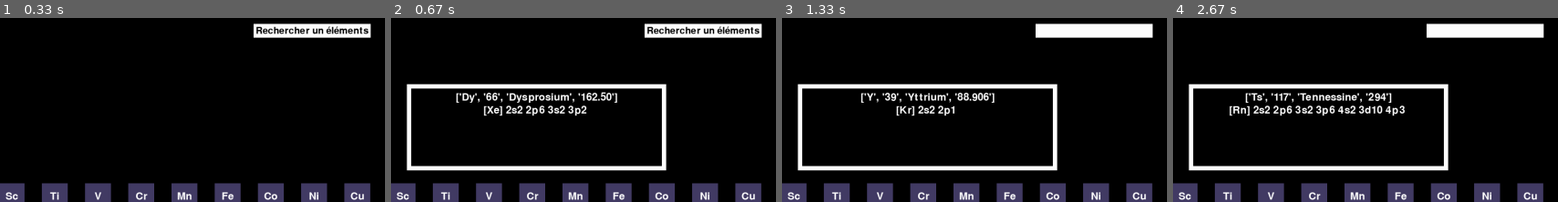
Above: before the commit, frames 1-4 (left to right).
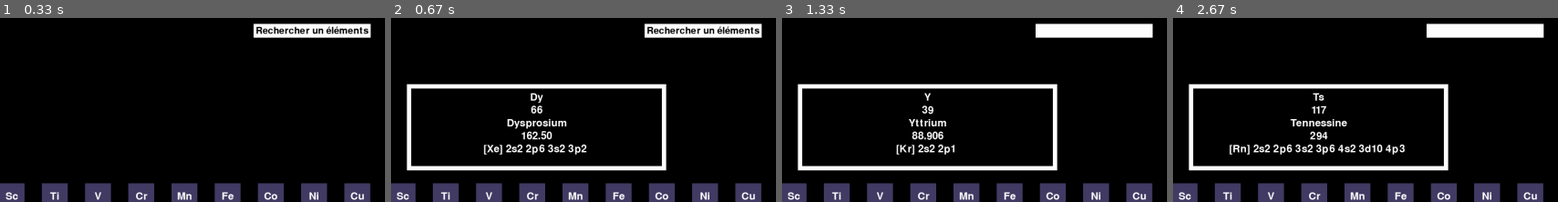
Above: after the commit, the same moments.

Repository: Dwikso/Pygame-Chimie
Game: pygame game, started from init.py
Same seed, same stepped clock (60 frames per second), same inputs: the game is played once before the commit and once after it.
Inputs (mouse positions are % of the whole screen's width and height, from its top left):
- Up to frame 1 (0.33 s): no input
- Up to frame 2 (0.67 s): press the mouse at (28, 59) at 0.37 s; move the mouse to (46, 71) at 0.47 s; release the mouse at (64, 84) at 0.6 s
- Up to frame 3 (1.33 s): click (92, 99) at 0.72 s; click (15, 54) at 1.05 s
- Up to frame 4 (2.67 s): click (53, 72) at 1.38 s; click (75, 49) at 1.72 s; click (86, 55) at 2.05 s; click (91, 80) at 2.38 s
The pictures show only the part of the screen within x 12-62%, y 0-50%; the shares and areas given below are measured in that part.

Frame 1 is identical in both runs. In frame 2, 3.3% of the frame differs, in the area x 16-59%, y 40-75%; in frame 3, 2.3%; in frame 4, 4.0%, in the area x 14-61%, y 40-75%.

Commit message:
modification de certaines fonctions

Diff:
--- a/init.py
+++ b/init.py
@@ -243,11 +243,12 @@
     else:
         return None
 
+
 def affiche_rect(infos):
     """
     Affiche un rectangle avec les information supplementaire qui sont la liste element_chimiques
     """
-    if infos is not None:
+    if infos  is not None:
         pygame.draw.rect(screen, white, (250, 160, 600, 200))
         pygame.draw.rect(screen, black, (260, 170, 580, 180))
 
@@ -255,12 +256,21 @@
         font = pygame.font.Font(None, 36)
         y = 190
 
+
         for info in infos:
-            text_surface = font.render(str(info), True, white)
-            text_rect = text_surface.get_rect()
-            text_rect.center = (550, y)
-            screen.blit(text_surface, text_rect)
-            y += 30 #Evite que le texte soit sur la meme ligne
+            if type(info) == list: #Evite que le texte soit afficher sous forme de list
+                for element in info:
+                    text_surface = font.render(element, True, white)
+                    text_rect = text_surface.get_rect()
+                    text_rect.center = (550, y)
+                    screen.blit(text_surface, text_rect)
+                    y += 30 #Evite que le texte soit sur la meme ligne
+            else:
+                text_surface = font.render(info, True, white)
+                text_rect = text_surface.get_rect()
+                text_rect.center = (550, y)
+                screen.blit(text_surface, text_rect)
+
 
 
 def dessine_search_bar():
@@ -317,7 +327,7 @@
     couches=["[He] ","[Ne] ","[Ar] ","[Kr] ","[Xe] ","[Rn] "]
     if (Z<=2) :
         n=Z
-        couche=electron_core(n,0)
+        couche=electron_core(n,1)
     elif (Z>2 and Z<=10) :
         n=Z-2
         couche = couches[0]+electron_core(n,1)
@@ -342,7 +352,7 @@
 
 def get_config(element):
     """
-    Verifi si un element est dans le dictionnaire
+    Verifi si un element est dans le dictionnaire si il y est on peut obtenir sa configuration electroniques
     dictionnaire -> {[list]}
     element -> str
     """
@@ -379,9 +389,6 @@
         else:
             pygame.draw.rect(screen, black, (10 + coords[0] * 100, 150 + coords[1] * 80, 60, 60))
 
-
-
-
 #Propriete tableau
 screen.fill(black)
 #Affiche la tableau
@@ -396,7 +403,6 @@
             run = False
         if event.type == pygame.MOUSEMOTION:
             souris_pos = pygame.mouse.get_pos()
-            #infos = informations_sup(souris_pos, element_chimiques)
             infos = informations_sup(souris_pos, element_chimiques)
             coords = ((souris_pos[0] - 10) // 100, (souris_pos[1] - 150) // 80)
             if infos and screen.get_at((10 + coords[0] * 100 + 30, 150 + coords[1] * 80 + 30)) != black: #Evite que si des rectangle sont passer en noir il puisse interagir avec la souris
@@ -423,14 +429,11 @@
                 elif pygame.K_a <= event.key <= pygame.K_z or pygame.K_0 <= event.key <= pygame.K_9: #vérifie si la touche de clavier associée à l'événement event est une lettre minuscule (a à z) ou un chiffre (0 à 9).
                     search_text += event.unicode
 
-
     #Affiche la barre de recherche
     dessine_search_bar()
 
     #affiche_rect()
     pygame.display.update()
 
-
-
 pygame.quit()
 exit()
--- a/test.py
+++ /dev/null
@@ -1,8 +0,0 @@
-dico = {'a': [1,2,3], 'b': [4,5,6], 'c': [7,8,9]}
-
-test = []
-
-for liste in dico.values():
-    test.append(liste)
-
-print(liste)
